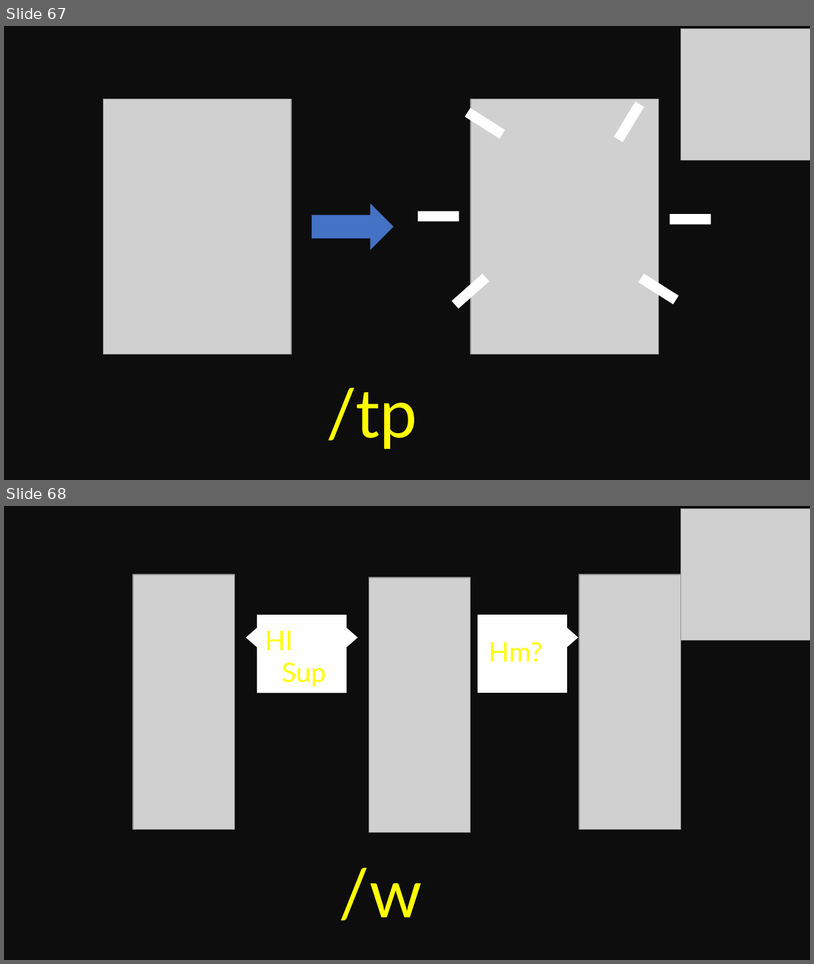
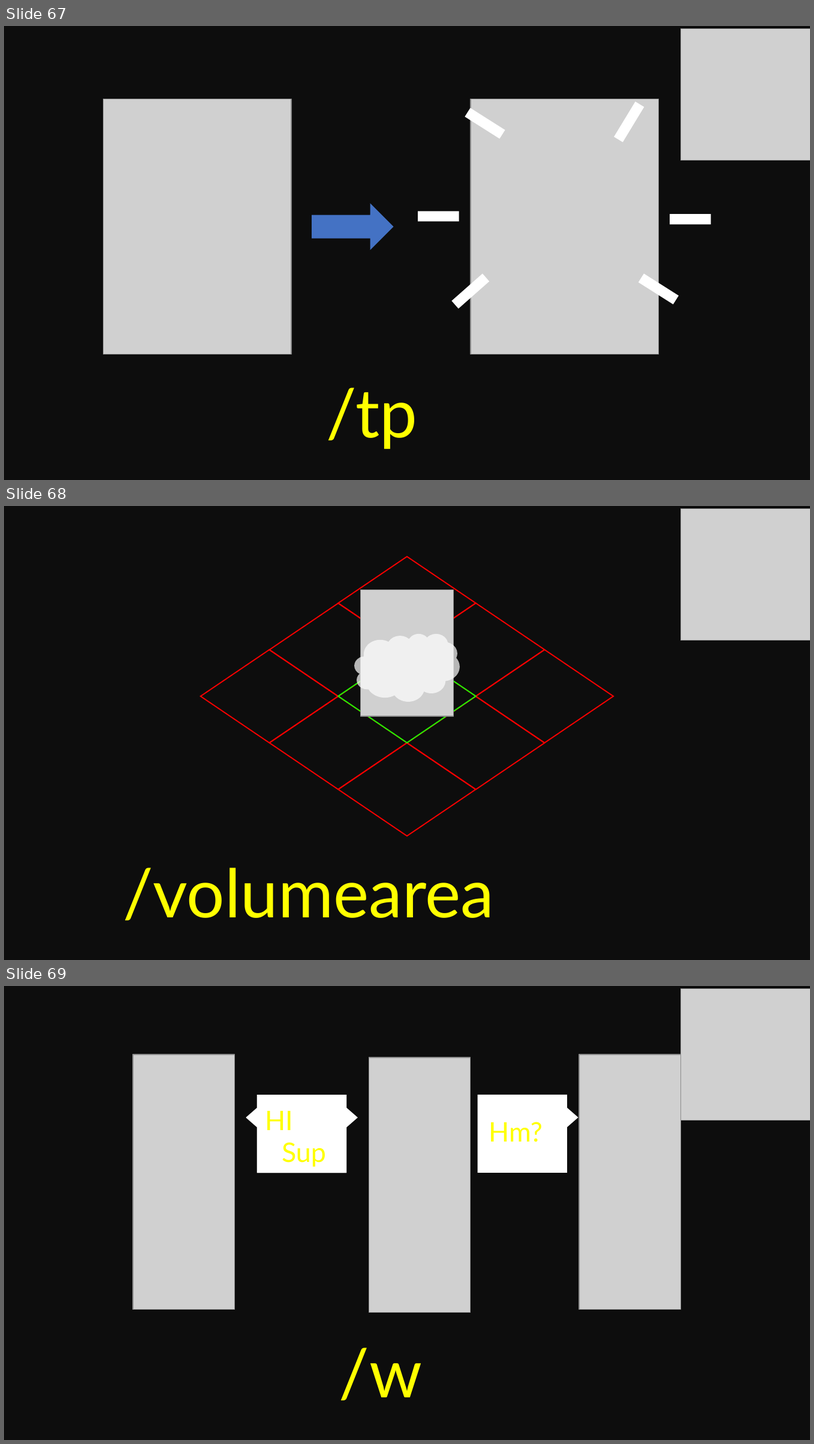
Before and after one commit to HgVN23/HgVN23.github.io, a slide deck: assets/media/thumbnail/template.pptx. Shown one above the other, each under a label of ours: slides 67 and 68 before the commit, slides 67, 68 and 69 after it. The pictures are 814x964 and 814x1444 pixels, drawn with LibreOffice and Linux fonts; fonts in the diff are those of the drawing; grey boxes stand for pictures. Boxes give left, top, right and bottom in pixels: in the first picture for what was removed or moved away, otherwise in the second. Text is boxed around its words. In the diff, an @@ line names an element or a change of style, - is before the commit and + after.

```diff
--- a/assets/media/thumbnail/template.pptx
+++ b/assets/media/thumbnail/template.pptx
@@ slide 68 added at (4,506,810,960), background #0D0D0D @@
@@ picture added at (681,508,810,640) @@
@@ picture added at (360,590,453,715) @@
@@ group added at (201,557,614,835): 9 diamonds @@
@@ cloud added at (355,633,461,701), fill #FFFFFF at 70% opacity @@
@@ text added at (123,867,494,920), 60 pt, text #FFFF00 @@
+/volumearea
@@ what was slide 68 is now slide 69 @@
```
Also in this commit, not shown: 1 other slide added.
